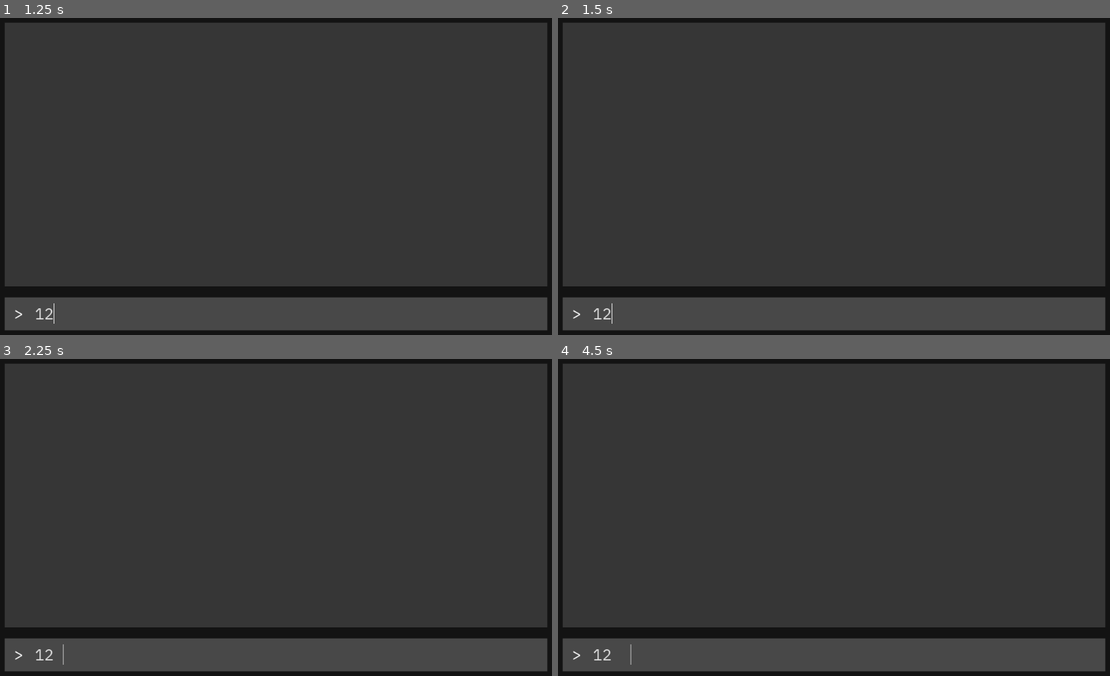
Above: before the commit, frames 1-4 (two rows, left to right).
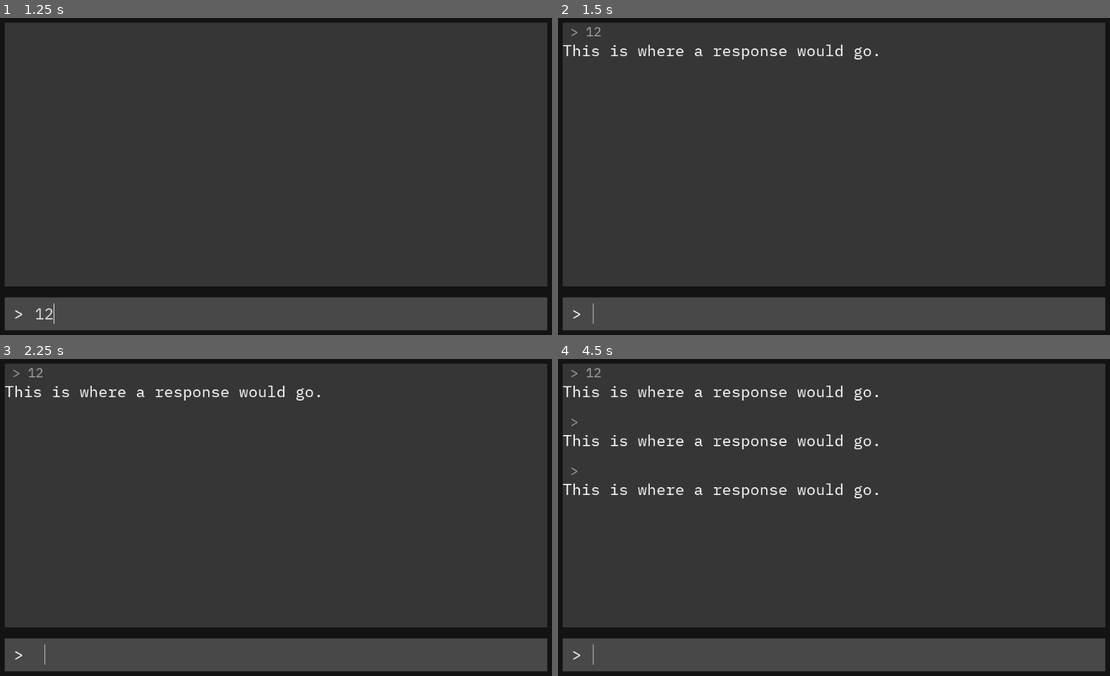
Above: after the commit, the same moments.

Repository: josephmbustamante/godot-text-adventure-tutorial
Game: Godot game, scene res://Game.tscn
The game is run twice, just before and just after one commit, with the same random seed, the same clock (stepped at 60 frames per second) and the same inputs.
Inputs (mouse positions are in pixels of both pictures, inside the frame that each line leads up to):
- Up to frame 1 (1.25 s): click (292, 312) at 0.52 s; type "12" at 0.6 s
- Up to frame 2 (1.5 s): tap Enter at 1.25 s
- Up to frame 3 (2.25 s): tap Space at 2 s
- Up to frame 4 (4.5 s): tap Enter at 2.75, 4.25 s; tap Space at 3.5 s

Frame 1 is identical in both runs. In frame 2, 0.7% of the frame differs, in the area x 0-59%, y 2-97%; in frame 3, 0.7%; in frame 4, 1.9%.

Commit message:
Create input response scene to display a response to user input (part #3)

Diff:
--- /dev/null
+++ b/Game.gd
@@ -0,0 +1,12 @@
+extends Control
+
+
+const InputResponse = preload("res://InputResponse.tscn")
+
+onready var history_rows = $Background/MarginContainer/Rows/GameInfo/ScrollContainer/HistoryRows
+
+
+func _on_Input_text_entered(new_text: String) -> void:
+	var input_response = InputResponse.instance()
+	input_response.set_text(new_text, "This is where a response would go.")
+	history_rows.add_child(input_response)
--- a/Game.tscn
+++ b/Game.tscn
@@ -1,7 +1,8 @@
-[gd_scene load_steps=8 format=2]
+[gd_scene load_steps=9 format=2]
 
 [ext_resource path="res://Input.gd" type="Script" id=1]
 [ext_resource path="res://fonts/plex_mono_28.tres" type="DynamicFont" id=2]
+[ext_resource path="res://Game.gd" type="Script" id=3]
 
 [sub_resource type="StyleBoxFlat" id=1]
 bg_color = Color( 0.0784314, 0.0784314, 0.0784314, 1 )
@@ -19,6 +20,7 @@
 [node name="Game" type="Control"]
 anchor_right = 1.0
 anchor_bottom = 1.0
+script = ExtResource( 3 )
 __meta__ = {
 "_edit_use_anchors_": false
 }
@@ -52,6 +54,14 @@
 size_flags_vertical = 3
 custom_styles/panel = SubResource( 2 )
 
+[node name="ScrollContainer" type="ScrollContainer" parent="Background/MarginContainer/Rows/GameInfo"]
+margin_right = 984.0
+margin_bottom = 480.0
+scroll_horizontal_enabled = false
+
+[node name="HistoryRows" type="VBoxContainer" parent="Background/MarginContainer/Rows/GameInfo/ScrollContainer"]
+custom_constants/separation = 20
+
 [node name="InputArea" type="PanelContainer" parent="Background/MarginContainer/Rows"]
 margin_top = 500.0
 margin_right = 984.0
@@ -80,3 +90,5 @@
 custom_fonts/font = ExtResource( 2 )
 max_length = 48
 script = ExtResource( 1 )
+[connection signal="text_entered" from="Background/MarginContainer/Rows/InputArea/HBoxContainer/Input" to="." method="_on_Input_text_entered"]
+[connection signal="text_entered" from="Background/MarginContainer/Rows/InputArea/HBoxContainer/Input" to="Background/MarginContainer/Rows/InputArea/HBoxContainer/Input" method="_on_Input_text_entered"]
--- a/Input.gd
+++ b/Input.gd
@@ -4,3 +4,7 @@
 # Called when the node enters the scene tree for the first time.
 func _ready() -> void:
 	grab_focus()
+
+
+func _on_Input_text_entered(new_text: String) -> void:
+	clear()
--- /dev/null
+++ b/InputResponse.gd
@@ -0,0 +1,6 @@
+extends VBoxContainer
+
+
+func set_text(input: String, response: String):
+	$InputHistory.text = " > " + input
+	$Response.text = response
--- /dev/null
+++ b/InputResponse.tscn
@@ -0,0 +1,28 @@
+[gd_scene load_steps=4 format=2]
+
+[ext_resource path="res://fonts/plex_mono_24.tres" type="DynamicFont" id=1]
+[ext_resource path="res://fonts/plex_mono_28.tres" type="DynamicFont" id=2]
+[ext_resource path="res://InputResponse.gd" type="Script" id=3]
+
+[node name="InputResponse" type="VBoxContainer"]
+margin_right = 984.0
+margin_bottom = 73.0
+custom_constants/separation = 0
+script = ExtResource( 3 )
+__meta__ = {
+"_edit_use_anchors_": false
+}
+
+[node name="InputHistory" type="Label" parent="."]
+margin_right = 984.0
+margin_bottom = 32.0
+custom_fonts/font = ExtResource( 1 )
+custom_colors/font_color = Color( 0.631373, 0.631373, 0.631373, 1 )
+text = " > This is what the user typed"
+
+[node name="Response" type="Label" parent="."]
+margin_top = 32.0
+margin_right = 984.0
+margin_bottom = 69.0
+custom_fonts/font = ExtResource( 2 )
+text = "This is what the game will give back"
--- /dev/null
+++ b/fonts/plex_mono_24.tres
@@ -0,0 +1,7 @@
+[gd_resource type="DynamicFont" load_steps=2 format=2]
+
+[ext_resource path="res://fonts/IBMPlexMono-Regular.ttf" type="DynamicFontData" id=1]
+
+[resource]
+size = 24
+font_data = ExtResource( 1 )
